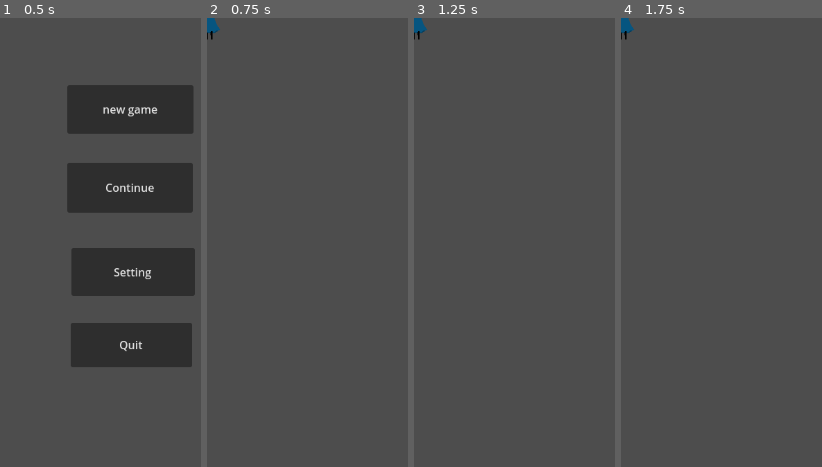
Above: before the commit, frames 1-4 (left to right).
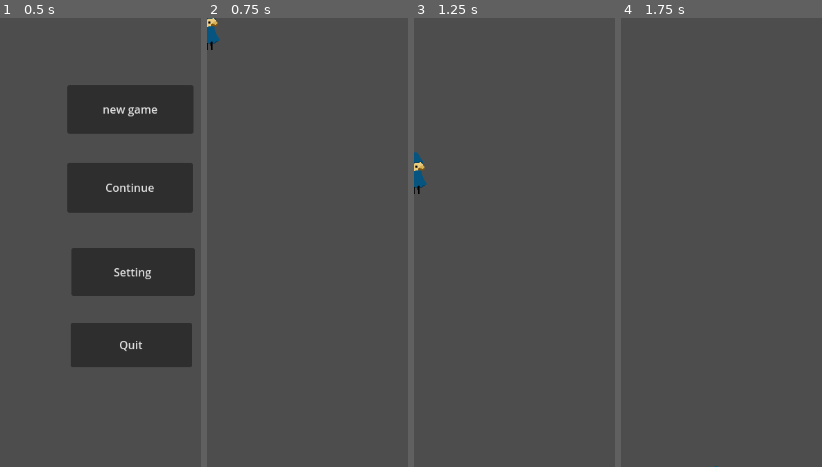
Above: after the commit, the same moments.

Repository: Spahgetti2/OFFICIAL-VIDEO-GAME-DESIGN-
Game: Godot game, scene res://main.tscn
Two runs of this game, one before a commit and one after it. Both use one fixed random seed, a clock stepped at 60 frames per second and the inputs below.
Inputs:
- Up to frame 1 (0.5 s): no input
- Up to frame 2 (0.75 s): click "new game" at 0.5 s
- Up to frame 3 (1.25 s): no input
- Up to frame 4 (1.75 s): tap Enter (ui_accept) at 1.25, 1.52 s; hold Right (ui_right) from 1.28 s (still down)

Frame 1 is identical in both runs. In frame 2, 0.3% of the frame differs, in the area x 0-7%, y 0-8%; in frame 3, 0.6%, in the area x 0-7%, y 0-40%; in frame 4, 0.2%.

Commit message:
Added code to the gnome
allalala

Diff:
--- a/gnome.tscn
+++ b/gnome.tscn
@@ -1,11 +1,13 @@
-[gd_scene load_steps=3 format=3 uid="uid://dj3lanf210gno"]
+[gd_scene load_steps=4 format=3 uid="uid://dj3lanf210gno"]
 
+[ext_resource type="Script" path="res://gnome.gd" id="1_fsw75"]
 [ext_resource type="Texture2D" uid="uid://tn5hj5niwuxh" path="res://gnomeme.png" id="1_n5xay"]
 
 [sub_resource type="CircleShape2D" id="CircleShape2D_5ptjd"]
 radius = 32.0
 
 [node name="Gnome" type="CharacterBody2D"]
+script = ExtResource("1_fsw75")
 
 [node name="Sprite2D" type="Sprite2D" parent="."]
 texture = ExtResource("1_n5xay")
Not shown: 1 places in main.tscn that only renumber resources
Not shown: 1 places in setting.tscn that only renumber resources
